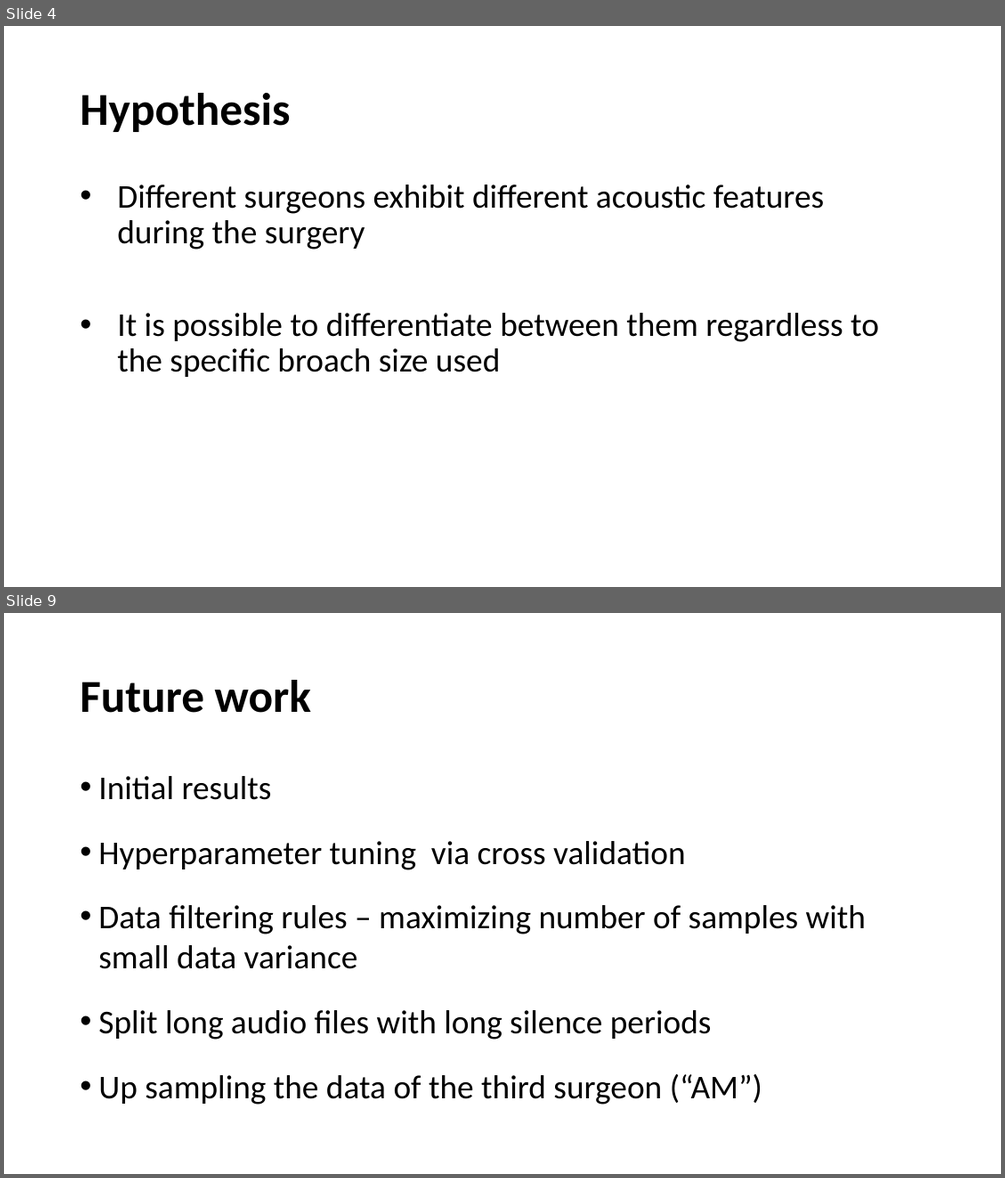
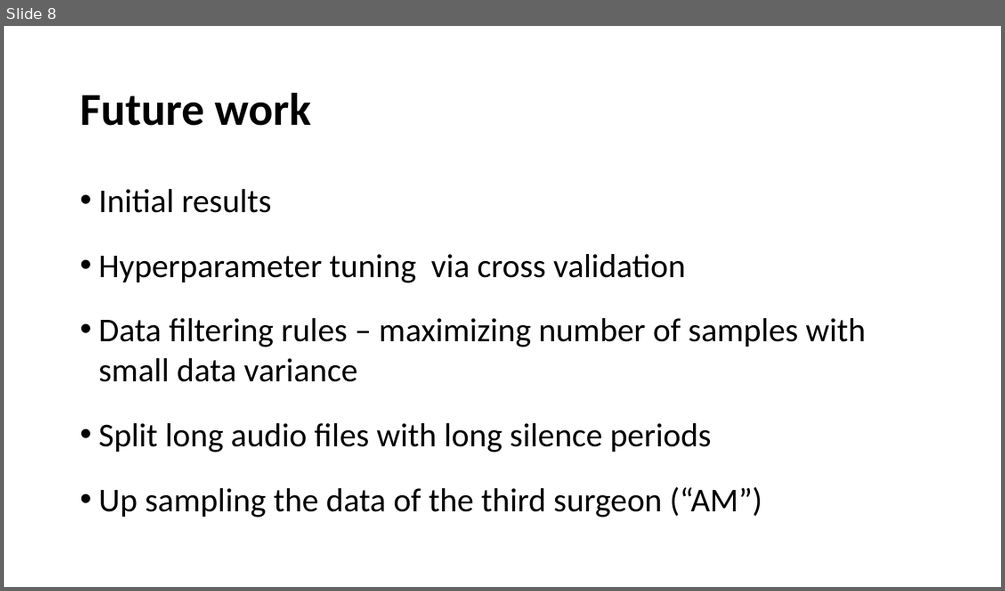
Before and after one commit to chensh3/word2vec_vs_glove, a slide deck: mid_term.pptx. Shown one above the other, each under a label of ours: slides 4 and 9 before the commit, slide 8 after it; the slides between them are not shown. The pictures are 1005x1178 and 1005x591 pixels, drawn with LibreOffice and Linux fonts; fonts in the diff are those of the drawing; background and template pictures are left out. Boxes give left, top, right and bottom in pixels: in the first picture for what was removed or moved away, otherwise in the second. Text is boxed around its words. In the diff, an @@ line names an element or a change of style, - is before the commit and + after.

```diff
--- a/mid_term.pptx
+++ b/mid_term.pptx
@@ slide 4 removed at (4,26,1001,587), background picture (left out) @@
@@ title removed at (80,93,290,132) @@
-Hypothesis
@@ text removed at (117,184,879,377) @@
-• Different surgeons exhibit different acoustic features during the surgery
-• It is possible to differentiate between them regardless to the specific broach size used
@@ what was slide 9 is now slide 8 @@
```
Also in this commit, not shown: 4 slides changed, 4 slides added, 4 other slides removed, 1 other file.
